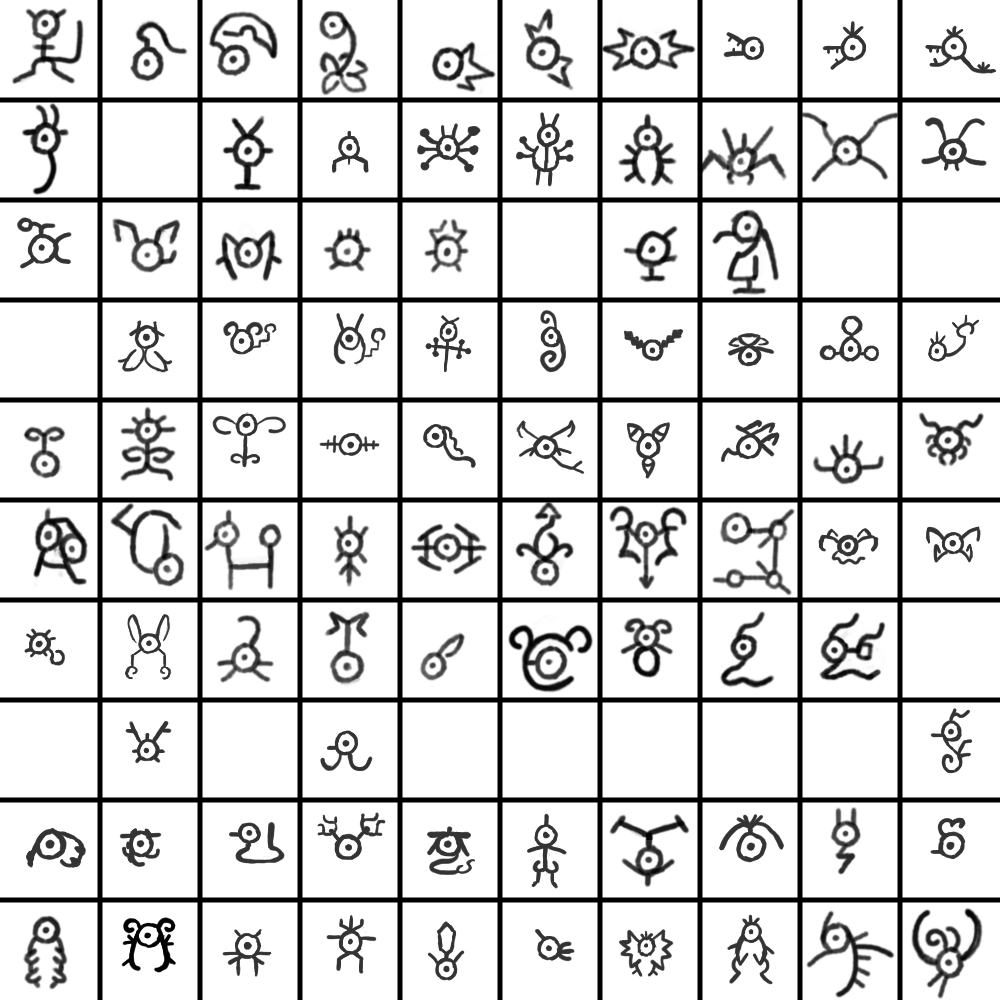
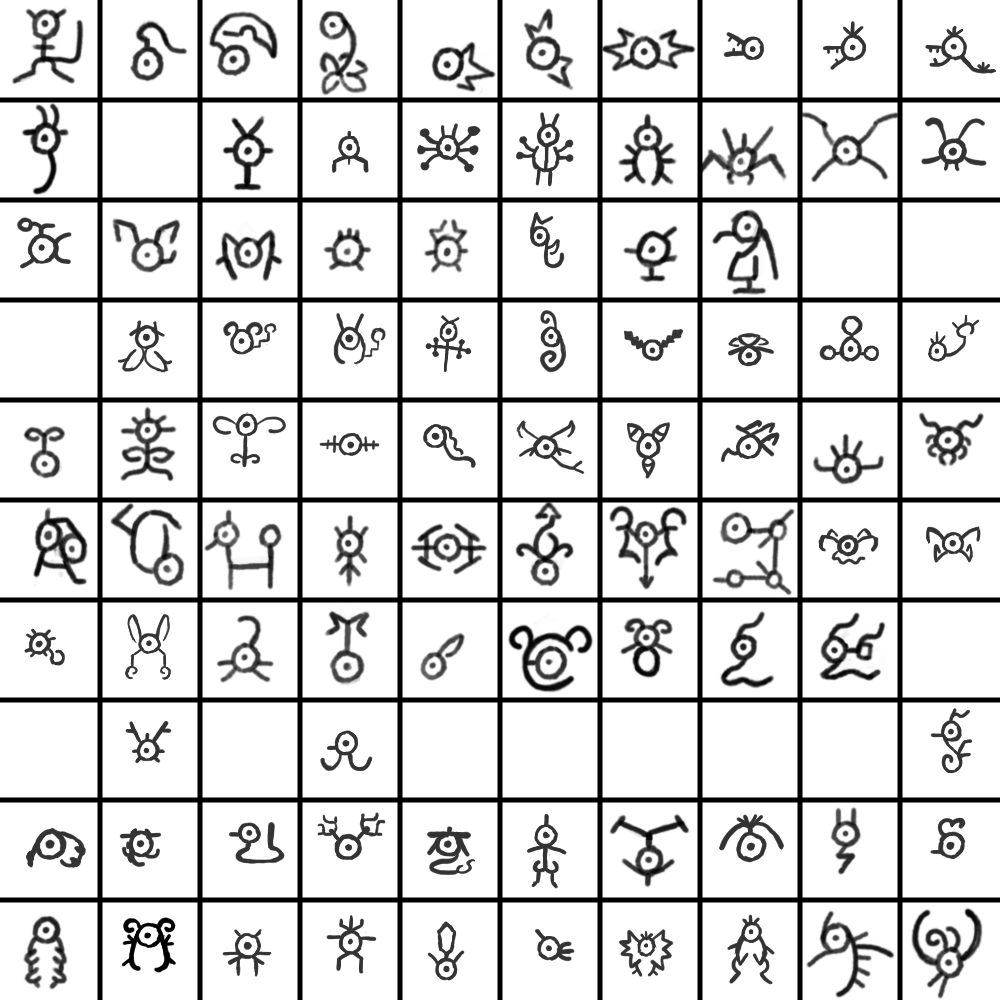
Layer changes from the first 1000 × 1000 image to the second:
painted on "Paint Layer 1" over (x1=529, y1=211, x2=565, y2=269)
